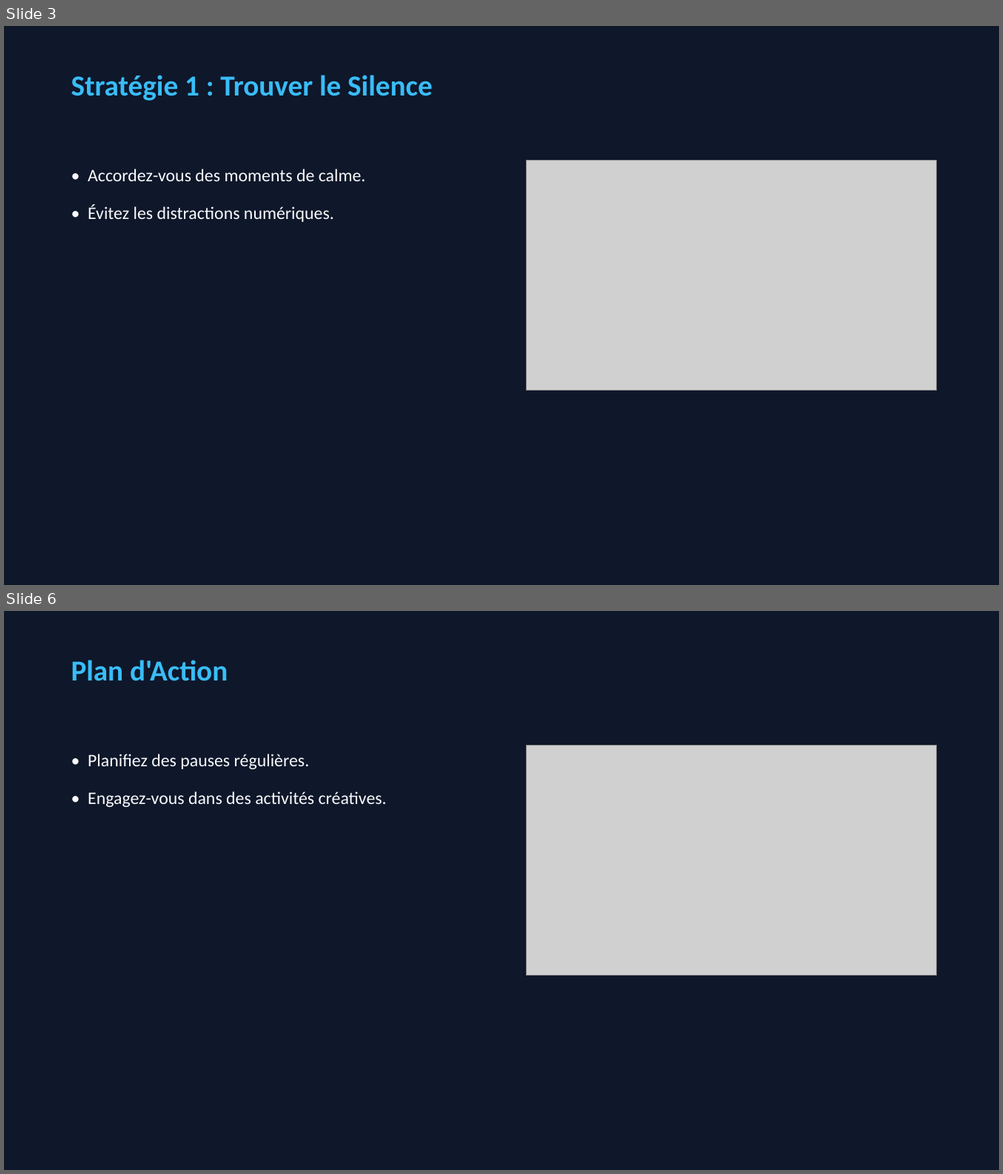
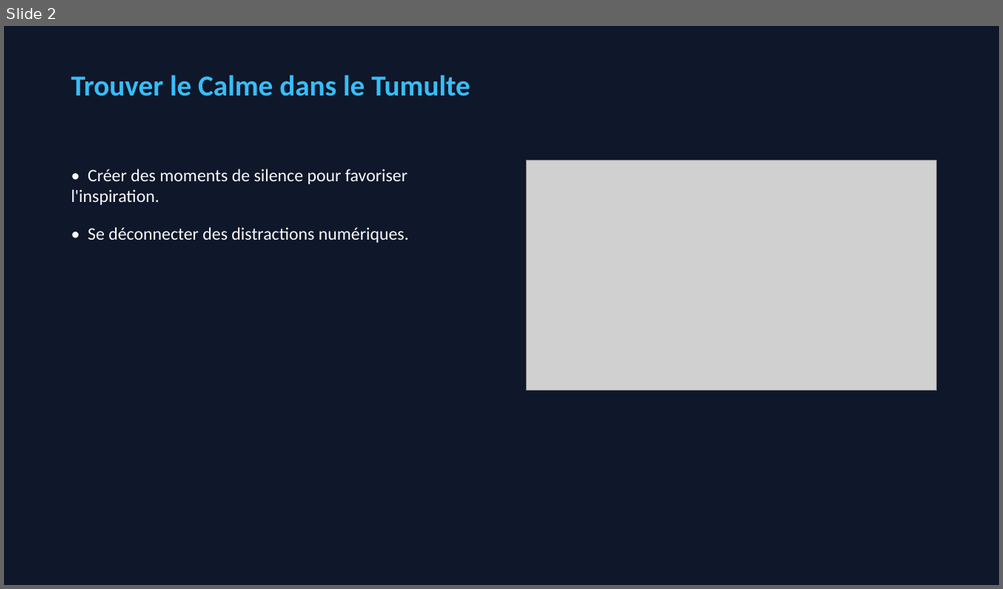
Before and after one commit to caroheymes/video-2-powerpoint-and-more, a slide deck: demo/output/presentation.pptx. Shown one above the other, each under a label of ours: slides 3 and 6 before the commit, slide 2 after it; the slides between them are not shown. The pictures are 1003x1174 and 1003x589 pixels, drawn with LibreOffice and Linux fonts; fonts in the diff are those of the drawing; grey boxes stand for pictures. Boxes give left, top, right and bottom in pixels: in the first picture for what was removed or moved away, otherwise in the second. Text is boxed around its words. In the diff, an @@ line names an element or a change of style, - is before the commit and + after.

```diff
--- a/demo/output/presentation.pptx
+++ b/demo/output/presentation.pptx
@@ slide 6 removed at <box>4,611,999,1170</box>, background #0F172A @@
@@ text removed at <box>71,660,227,681</box> @@
-Plan d'Action
@@ text removed at <box>88,754,387,807</box> @@
-• Planifiez des pauses régulières.
-• Engagez-vous dans des activités créatives.
@@ picture removed at <box>526,745,936,976</box> @@
@@ what was slide 3 is now slide 2 @@
@@ slide 2 changed as well @@
@@ text at <box>71,75,470,96</box>: text changed @@
-Stratégie 1 : Trouver le Silence
+Trouver le Calme dans le Tumulte
@@ text at <box>71,169,409,243</box>: text changed @@
-• Accordez-vous des moments de calme.
-• Évitez les distractions numériques.
+• Créer des moments de silence pour favoriser l'inspiration.
+• Se déconnecter des distractions numériques.
```
Also in this commit, not shown: 1 slide added, 5 other slides removed, 6 other files.
